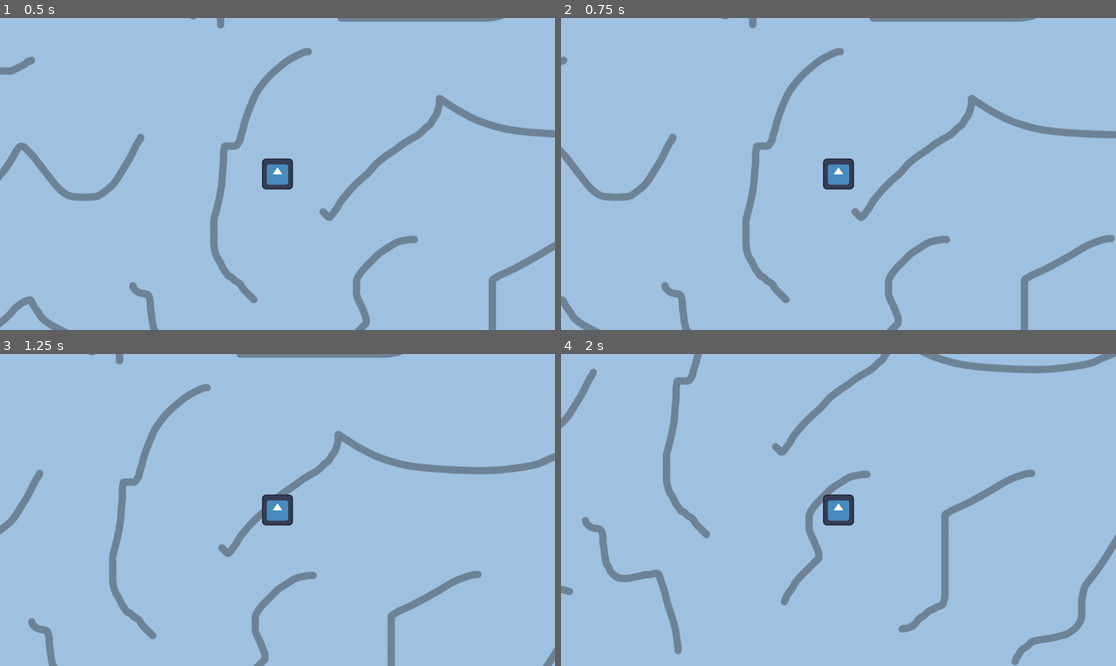
Above: before the commit, frames 1-4 (two rows, left to right).
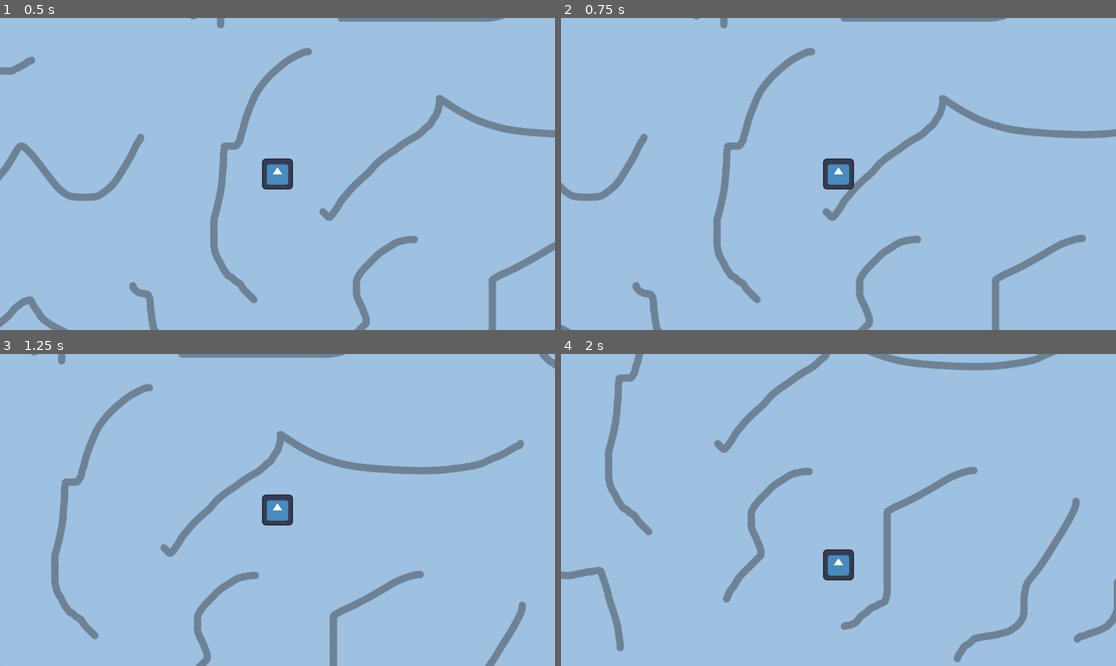
Above: after the commit, the same moments.

Repository: SleepyStudios/SummonerSurvivor
Game: Godot game, scene res://scenes/main.tscn
Two runs of this game, one before a commit and one after it. Both use one fixed random seed, a clock stepped at 60 frames per second and the inputs below. The engine's default icon, where the game draws it, is replaced by a stand-in: a white triangle on a blue panel in a dark square.
Inputs:
- Up to frame 1 (0.5 s): no input
- Up to frame 2 (0.75 s): tap Enter at 0.5 s; hold Right (right) from 0.53 s (still down); tap Space (dash, bound only after the commit) at 0.6 s
- Up to frame 3 (1.25 s): keep holding Right (right)
- Up to frame 4 (2 s): release Right (right) at 1.28 s; hold Down (down) from 1.28 s (still down); tap Space (dash, bound only after the commit) at 1.35 s

Frame 1 is identical in both runs. In frame 2, 9.7% of the frame differs, in the area x 0-100%, y 0-100%; in frame 3, 9.7%; in frame 4, 13%.

Commit message:
dash mechanic

Diff:
--- a/project.godot
+++ b/project.godot
@@ -41,3 +41,8 @@
 , Object(InputEventKey,"resource_local_to_scene":false,"resource_name":"","device":-1,"window_id":0,"alt_pressed":false,"shift_pressed":false,"ctrl_pressed":false,"meta_pressed":false,"pressed":false,"keycode":0,"physical_keycode":83,"key_label":0,"unicode":115,"echo":false,"script":null)
 ]
 }
+dash={
+"deadzone": 0.5,
+"events": [Object(InputEventKey,"resource_local_to_scene":false,"resource_name":"","device":-1,"window_id":0,"alt_pressed":false,"shift_pressed":false,"ctrl_pressed":false,"meta_pressed":false,"pressed":false,"keycode":0,"physical_keycode":32,"key_label":0,"unicode":32,"echo":false,"script":null)
+]
+}
--- a/scenes/bob.tscn
+++ b/scenes/bob.tscn
@@ -9,7 +9,7 @@
 [node name="Bob" type="CharacterBody2D"]
 position = Vector2(80, 80)
 collision_layer = 2
-collision_mask = 3
+collision_mask = 6
 script = ExtResource("1_yausx")
 
 [node name="CollisionShape2D" type="CollisionShape2D" parent="."]
--- a/scenes/main.tscn
+++ b/scenes/main.tscn
@@ -56,6 +56,7 @@
 [node name="Creatures" type="Node2D" parent="."]
 
 [node name="Player" type="CharacterBody2D" parent="."]
+collision_layer = 5
 script = ExtResource("2_6afyc")
 
 [node name="Camera2D" type="Camera2D" parent="Player"]
@@ -68,4 +69,14 @@
 scale = Vector2(0.5, 0.5)
 texture = ExtResource("2_jujlo")
 
+[node name="DashTimer" type="Timer" parent="Player"]
+wait_time = 0.1
+one_shot = true
+
+[node name="DashCooldownTimer" type="Timer" parent="Player"]
+wait_time = 0.5
+one_shot = true
+
 [connection signal="timeout" from="Spawner/Timer" to="Spawner" method="_on_timer_timeout"]
+[connection signal="timeout" from="Player/DashTimer" to="Player" method="_on_dash_timer_timeout"]
+[connection signal="timeout" from="Player/DashCooldownTimer" to="Player" method="_on_dash_cooldown_timer_timeout"]
--- a/scripts/player.gd
+++ b/scripts/player.gd
@@ -1,8 +1,14 @@
 extends CharacterBody2D
 
-const SPEED = 300.0
+const BASE_SPEED = 300.0
+const DASH_SPEED = 1500.0
+
+var speed = BASE_SPEED
+var can_dash = true
 
 @onready var cam: Camera2D = $"Camera2D"
+@onready var dash_timer: Timer = $"DashTimer"
+@onready var dash_cooldown_timer: Timer = $"DashCooldownTimer"
 @onready var bg: Sprite2D = $"../BG"
 
 func _ready() -> void:
@@ -16,8 +22,20 @@
 
 func get_input() -> void:
 	var input_direction = Input.get_vector("left", "right", "up", "down")
-	velocity = input_direction * SPEED
+	velocity = input_direction * speed
+
+	if can_dash and Input.is_action_just_released("dash"):
+		speed = DASH_SPEED
+		can_dash = false
+		dash_timer.start()
 
 func _physics_process(_delta: float) -> void:
 	get_input()
 	move_and_slide()
+
+func _on_dash_timer_timeout() -> void:
+	speed = BASE_SPEED
+	dash_cooldown_timer.start()
+
+func _on_dash_cooldown_timer_timeout() -> void:
+	can_dash = true
